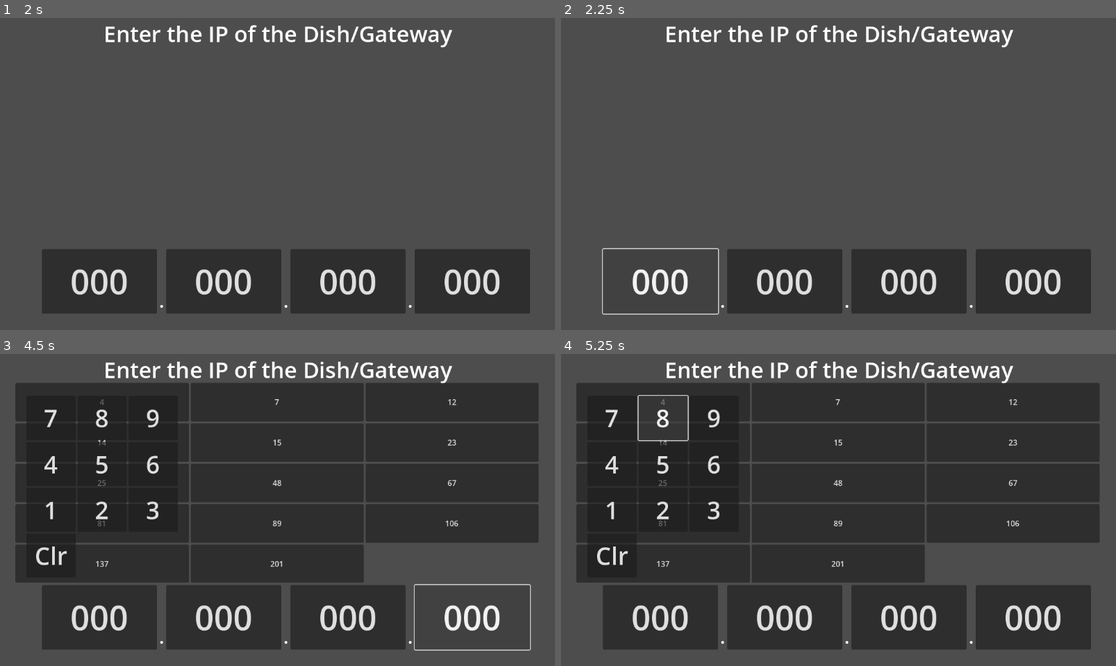
Above: before the commit, frames 1-4 (two rows, left to right).
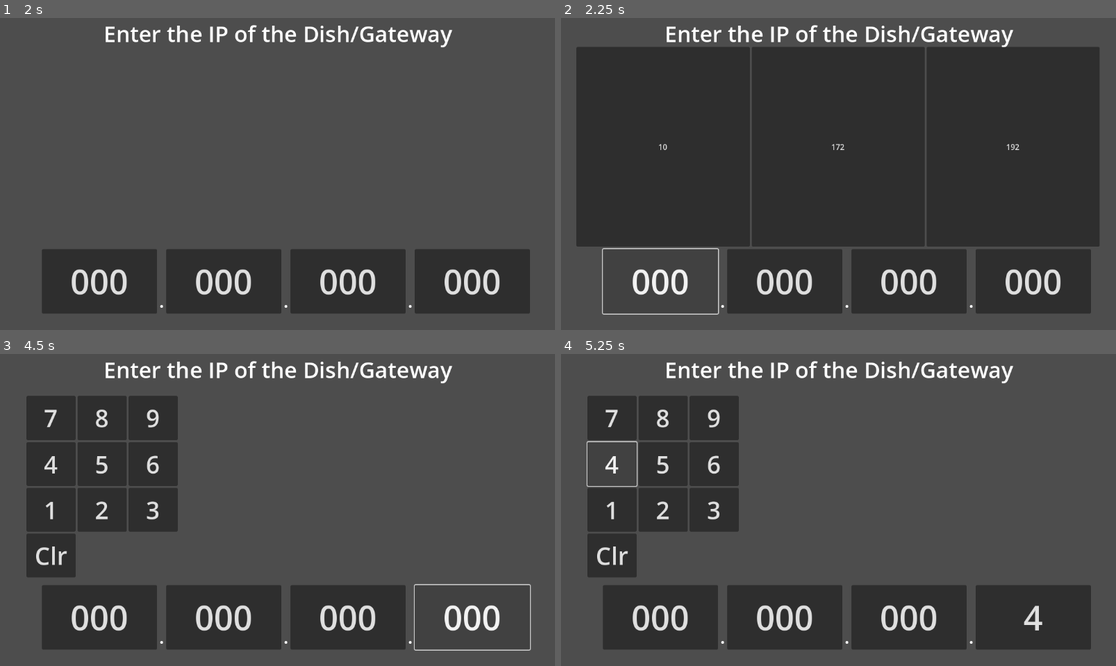
Above: after the commit, the same moments.

Repository: mwpaulsen86/GoDish
Game: Godot game, scene res://MainMenu.tscn
The game is run twice, just before and just after one commit, with the same random seed, the same clock (stepped at 60 frames per second) and the same inputs.
Inputs:
- Up to frame 1 (2 s): click "Set IP" at 0.5 s; click "Known" at 1.25 s
- Up to frame 2 (2.25 s): click "000" at 2 s
- Up to frame 3 (4.5 s): click "000" at 2.75 s; click "000" at 3.5 s; click "000" at 4.25 s
- Up to frame 4 (5.25 s): click "4" at 5 s

Frame 1 is identical in both runs. In frame 2, 60% of the frame differs, in the area x 2-97%, y 9-74%; in frame 3, 41%; in frame 4, 43%.
Error before the commit: Invalid access to property or key 'text' on a base object of type 'null instance'. (res://SetIPFromConfig.gd:87)

Commit message:
Putting octet handlers in one function

Diff:
--- a/SetIPFromConfig.gd
+++ b/SetIPFromConfig.gd
@@ -12,7 +12,7 @@
 	for octetBox in octetBoxes.get_children():
 		if octetBox.text != ".":
 			octetBox.connect("pressed", Callable(self, "_on_octet_pressed").bind(octetBox.get_name()))
-			print(octetBox.get_name())
+			print("name: " + octetBox.get_name())
 	pass # Replace with function body.
 
 
@@ -36,15 +36,23 @@
 	pass
 
 func _make_buttons_for_IP_blocks(octetVals, octetPos):
+	_hide_numpad()
 	_remove_all_children(get_node("ipEntryContainer"))
 	for octetVal in octetVals:
 		print(octetVal)
 		_make_IP_block_button(octetPos, octetVal)
+	if octetPos == "4":
+		_show_numpad()
 	pass
 
 func _on_octet_pressed(octetPos):
 	Global.currentOctetPos = octetPos
-	print(octetPos.right(1))
+	var octetPosNum = octetPos.right(1)
+	print("other: " + octetPos.right(1))
+	Global.currentOctetPos = octetPosNum
+	_make_buttons_for_IP_blocks(Global.octetPossibleValues[octetPosNum], octetPosNum)
+	if octetPos == "4":
+		_show_numpad()
 	pass
 
 #func _on_byte_1_pressed():
@@ -58,24 +66,29 @@
 	var octetNodeName = "MarginContainer/HBoxContainer/byte" + octetPos
 	var octetNode = get_node(octetNodeName)
 	octetNode.text = octetVal
-	print(octetVal)
+#	print("val: " + octetVal)
+#	print("pos: " + octetPos)
+#	for val in Global.octetPossibleValues:
+#		print(val)
+#	Global.currentOctetPos = octetPos
+#	_make_buttons_for_IP_blocks(Global.octetPossibleValues[octetPos], octetPos)
 	pass
 
 
-func _on_byte_2_pressed():
-	Global.currentOctetPos = "2"
-	_make_buttons_for_IP_blocks(Global.byte2nums, "2")
-	pass # Replace with function body.
-
-func _on_byte_3_pressed():
-	Global.currentOctetPos = "3"
-	_make_buttons_for_IP_blocks(Global.byte3nums, "3")
-	pass # Replace with function body.
-
-func _on_byte_4_pressed():
-	Global.currentOctetPos = "4"
-	_show_numpad()
-	pass # Replace with function body.
+#func _on_byte_2_pressed():
+#	Global.currentOctetPos = "2"
+#	_make_buttons_for_IP_blocks(Global.byte2nums, "2")
+#	pass # Replace with function body.
+#
+#func _on_byte_3_pressed():
+#	Global.currentOctetPos = "3"
+#	_make_buttons_for_IP_blocks(Global.byte3nums, "3")
+#	pass # Replace with function body.
+#
+#func _on_byte_4_pressed():
+#	Global.currentOctetPos = "4"
+#	_show_numpad()
+#	pass # Replace with function body.
 
 func _on_numpad_button_pressed(text):
 	print(text)
--- a/main.gd
+++ b/main.gd
@@ -11,3 +11,9 @@
 
 var currentOctetPos = "1"
 var gatewayIP = ["0", "0", "0", "0"]
+var octetPossibleValues = {
+	"1": ["10", "172", "192"],
+	"2": ["11", "12", "16", "110", "111"],
+	"3": ["4", "7", "12", "14", "15", "23", "25", "48", "67", "81", "89", "106", "137", "201"],
+	"4": []
+}
